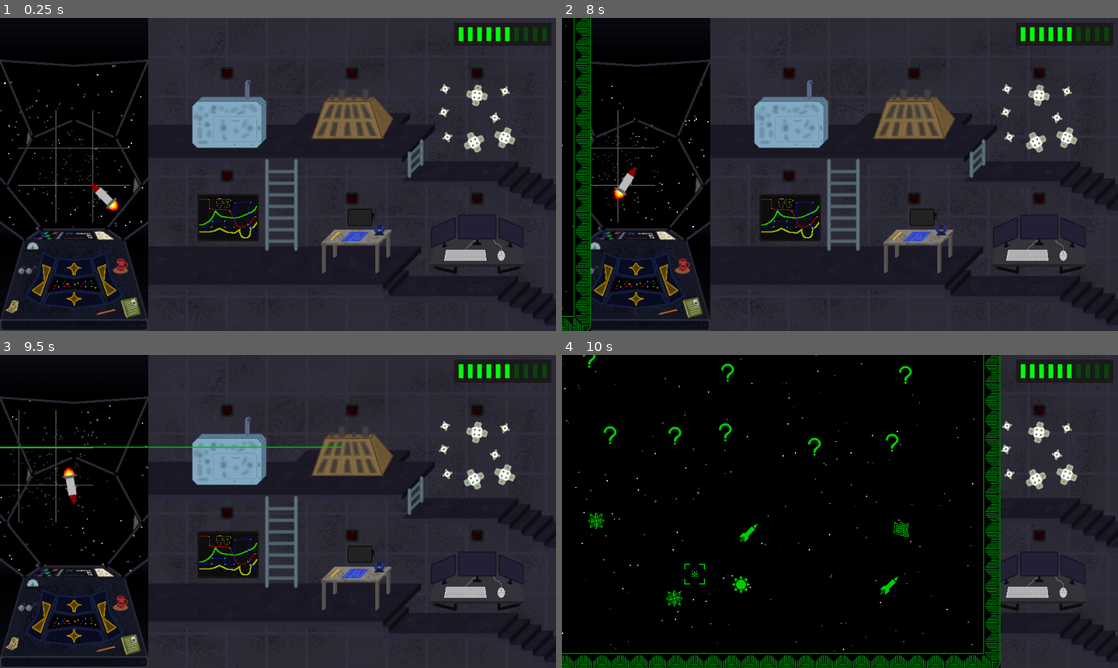
Above: before the commit, frames 1-4 (two rows, left to right).
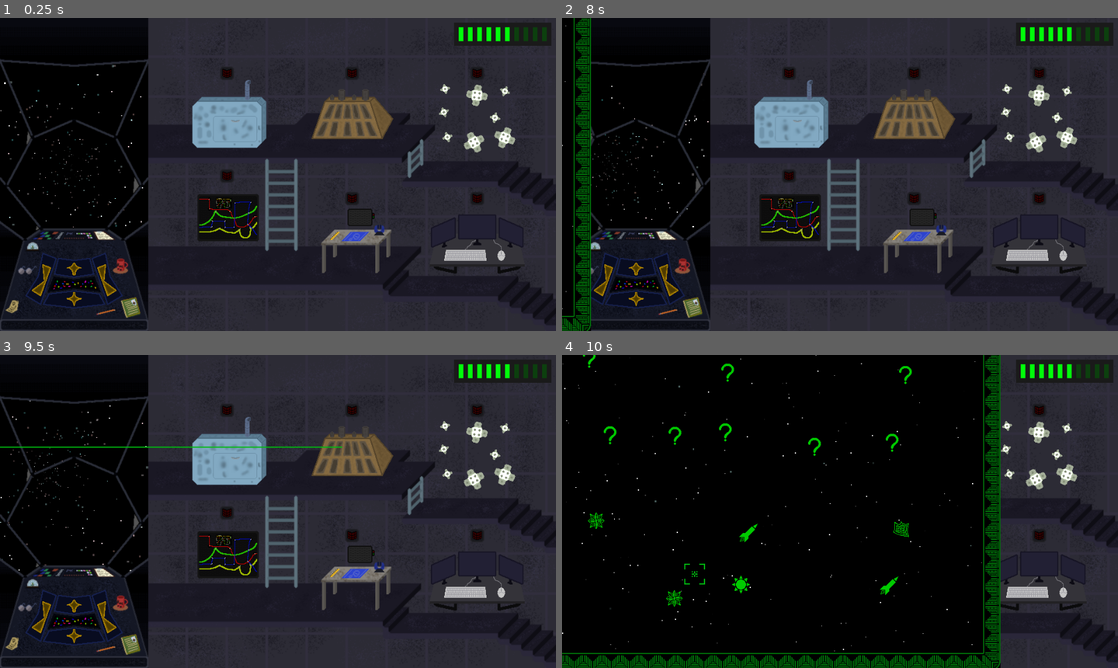
Above: after the commit, the same moments.

Repository: kedalovo/-SG-Spaceship-Management
Game: Godot game, scene res://Game Scene/Game.tscn
Two runs of this game, one before a commit and one after it. Both use one fixed random seed, a clock stepped at 60 frames per second and the inputs below.
Inputs (mouse positions are in pixels of both pictures, inside the frame that each line leads up to):
- Up to frame 1 (0.25 s): no input
- Up to frame 2 (8 s): move the mouse to (962, 158) at 0.52 s; hold Right (right) 0.53-1.25 s; hold ` (test) 0.53-1.25 s; click (962, 158) at 0.67 s; click (600, 277) at 1.25 s; move the mouse to (728, 190) at 2.02 s; hold Down (down) 2.03-2.78 s; tap Space (test1) every 1.5 s from 2.1 to 6.6 s; move the mouse to (895, 105) at 2.77 s; hold Right (right) 2.78-3.53 s; hold ` (test) 2.78-3.53 s; move the mouse to (812, 237) at 3.52 s; hold Up (up) 3.53-4.28 s; click (812, 237) at 3.67 s; move the mouse to (1006, 221) at 4.27 s; hold ` (test) 4.28-5.03 s; hold Left (left) 4.28-5.78 s; move the mouse to (673, 127) at 5.02 s; move the mouse to (867, 174) at 5.77 s; hold Down (down) 5.78-6.53 s; hold ` (test) 5.78-6.53 s; click (867, 174) at 5.92 s; move the mouse to (756, 96) at 6.52 s; hold Right (right) 6.53-7.28 s; move the mouse to (962, 158) at 7.27 s; hold Up (up) from 7.28 s (still down); hold ` (test) from 7.28 s (still down)
- Up to frame 3 (9.5 s): move the mouse to (166, 527) at 8.02 s; release Up (up) at 8.03 s; release ` (test) at 8.03 s; hold Right (right) 8.03-8.78 s; tap Space (test1) at 8.1 s; click (166, 527) at 8.17 s; move the mouse to (333, 442) at 8.77 s; hold Down (down) from 8.78 s (still down); hold ` (test) from 8.78 s (still down)
- Up to frame 4 (10 s): move the mouse to (812, 574) at 9.52 s; release Down (down) at 9.53 s; release ` (test) at 9.53 s; hold Left (left) from 9.53 s (still down); tap Space (test1) at 9.6 s

The runs differ from the first frame. In frame 1, 0.4% of the frame differs, in the area x 3-24%, y 29-66%; in frame 2, 0.3%; in frame 3, 0.4%, in the area x 0-17%, y 17-54%; in frame 4, nothing differs.

Commit message:
Finished Warzone hazard with Rocket. Added Star Proximity hazard and tested it - working as expected.

Diff:
--- a/Hazards/Rocket/rocket.gd
+++ b/Hazards/Rocket/rocket.gd
@@ -1,19 +1,34 @@
 extends Node2D
 
 
+class_name rocket
+
+
+signal finished(finished_rocked: rocket)
+
+
 @onready var sprite: Sprite2D = $Sprite
+@onready var animator: AnimationPlayer = $Sprite/Animator
 
 
 var target: Node2D
 
 var speed: float = 0.0
 
+var damage: int = 0
+
 
 func _physics_process(delta: float) -> void:
-	global_position = global_position.lerp(target.global_position, delta * speed)
+	global_position = global_position.lerp(target.global_position, delta * speed * exp(animator.current_animation_position))
 	sprite.look_at(target.global_position)
 	sprite.rotate(deg_to_rad(90.0))
 
 
-func _on_timer_timeout() -> void:
-	pass # Replace with function body.
+func set_time(time: float) -> void:
+	$Sprite/Animator.speed_scale = 1.0 / time
+
+
+func _on_animator_animation_finished(anim_name: StringName) -> void:
+	if anim_name == &"start":
+		finished.emit(self)
+		queue_free()
--- a/Hazards/Rocket/rocket.tscn
+++ b/Hazards/Rocket/rocket.tscn
@@ -2,59 +2,79 @@
 
 [ext_resource type="Script" path="res://Hazards/Rocket/rocket.gd" id="1_aj4ug"]
 [ext_resource type="Texture2D" uid="uid://ckrxo4pbepjfc" path="res://Hazards/Rocket/Assets/Rocket.png" id="1_tr8hm"]
+
+[sub_resource type="Animation" id="Animation_5pn30"]
+length = 0.001
+tracks/0/type = "value"
+tracks/0/imported = false
+tracks/0/enabled = true
+tracks/0/path = NodePath(".:self_modulate")
+tracks/0/interp = 1
+tracks/0/loop_wrap = true
+tracks/0/keys = {
+"times": PackedFloat32Array(0),
+"transitions": PackedFloat32Array(1),
+"update": 0,
+"values": [Color(1, 1, 1, 1)]
+}
+tracks/1/type = "bezier"
+tracks/1/imported = false
+tracks/1/enabled = true
+tracks/1/path = NodePath(".:scale:x")
+tracks/1/interp = 1
+tracks/1/loop_wrap = true
+tracks/1/keys = {
+"handle_modes": PackedInt32Array(0),
+"points": PackedFloat32Array(0.1, -0.25, 0, 0.25, 0),
+"times": PackedFloat32Array(0)
+}
+tracks/2/type = "bezier"
+tracks/2/imported = false
+tracks/2/enabled = true
+tracks/2/path = NodePath(".:scale:y")
+tracks/2/interp = 1
+tracks/2/loop_wrap = true
+tracks/2/keys = {
+"handle_modes": PackedInt32Array(0),
+"points": PackedFloat32Array(0.1, -0.25, 0, 0.25, 0),
+"times": PackedFloat32Array(0)
+}
 
 [sub_resource type="Animation" id="Animation_hwafj"]
 resource_name = "start"
 tracks/0/type = "value"
 tracks/0/imported = false
 tracks/0/enabled = true
-tracks/0/path = NodePath(".:scale")
+tracks/0/path = NodePath(".:self_modulate")
 tracks/0/interp = 1
 tracks/0/loop_wrap = true
 tracks/0/keys = {
-"times": PackedFloat32Array(0, 1),
-"transitions": PackedFloat32Array(1, 1),
-"update": 0,
-"values": [Vector2(0.1, 0.1), Vector2(1, 1)]
-}
-tracks/1/type = "value"
-tracks/1/imported = false
-tracks/1/enabled = true
-tracks/1/path = NodePath(".:self_modulate")
-tracks/1/interp = 1
-tracks/1/loop_wrap = true
-tracks/1/keys = {
 "times": PackedFloat32Array(0, 0.2, 1),
 "transitions": PackedFloat32Array(1, 1, 1),
 "update": 0,
 "values": [Color(1, 1, 1, 0), Color(1, 1, 1, 1), Color(1, 1, 1, 1)]
 }
-
-[sub_resource type="Animation" id="Animation_5pn30"]
-length = 0.001
-tracks/0/type = "value"
-tracks/0/imported = false
-tracks/0/enabled = true
-tracks/0/path = NodePath(".:scale")
-tracks/0/interp = 1
-tracks/0/loop_wrap = true
-tracks/0/keys = {
-"times": PackedFloat32Array(0),
-"transitions": PackedFloat32Array(1),
-"update": 0,
-"values": [Vector2(1, 1)]
-}
-tracks/1/type = "value"
+tracks/1/type = "bezier"
 tracks/1/imported = false
 tracks/1/enabled = true
-tracks/1/path = NodePath(".:self_modulate")
+tracks/1/path = NodePath(".:scale:x")
 tracks/1/interp = 1
 tracks/1/loop_wrap = true
 tracks/1/keys = {
-"times": PackedFloat32Array(0),
-"transitions": PackedFloat32Array(1),
-"update": 0,
-"values": [Color(1, 1, 1, 1)]
+"handle_modes": PackedInt32Array(0, 0),
+"points": PackedFloat32Array(0.1, 0, 0, 0.8, 0.2, 1, 0, 0, 0, 0),
+"times": PackedFloat32Array(0, 1)
+}
+tracks/2/type = "bezier"
+tracks/2/imported = false
+tracks/2/enabled = true
+tracks/2/path = NodePath(".:scale:y")
+tracks/2/interp = 1
+tracks/2/loop_wrap = true
+tracks/2/keys = {
+"handle_modes": PackedInt32Array(0, 0),
+"points": PackedFloat32Array(0.1, 0, 0, 0.8, 0.2, 1, 0, 0, 0, 0),
+"times": PackedFloat32Array(0, 1)
 }
 
 [sub_resource type="AnimationLibrary" id="AnimationLibrary_nfr5t"]
@@ -67,15 +87,13 @@
 script = ExtResource("1_aj4ug")
 
 [node name="Sprite" type="Sprite2D" parent="."]
+scale = Vector2(0.1, 0.1)
 texture = ExtResource("1_tr8hm")
 
 [node name="Animator" type="AnimationPlayer" parent="Sprite"]
 libraries = {
 "": SubResource("AnimationLibrary_nfr5t")
 }
+autoplay = "start"
 
-[node name="Timer" type="Timer" parent="."]
-process_callback = 0
-one_shot = true
-
-[connection signal="timeout" from="Timer" to="." method="_on_timer_timeout"]
+[connection signal="animation_finished" from="Sprite/Animator" to="." method="_on_animator_animation_finished"]
--- /dev/null
+++ b/Hazards/Star Proximity/star.gd
@@ -0,0 +1,19 @@
+extends Node2D
+
+
+signal hit(hit_damage: int)
+
+
+var damage: int = 0
+
+
+func set_time(time: float) -> void:
+	$Timer.wait_time = time
+
+
+func get_time() -> float:
+	return $Timer.wait_time
+
+
+func _on_timer_timeout() -> void:
+	hit.emit(damage)
--- /dev/null
+++ b/Hazards/Star Proximity/star.tscn
@@ -0,0 +1,11 @@
+[gd_scene load_steps=2 format=3 uid="uid://crbm54hxcwnyb"]
+
+[ext_resource type="Script" path="res://Hazards/Star Proximity/star.gd" id="1_dtps8"]
+
+[node name="Star" type="Node2D"]
+script = ExtResource("1_dtps8")
+
+[node name="Timer" type="Timer" parent="."]
+autostart = true
+
+[connection signal="timeout" from="Timer" to="." method="_on_timer_timeout"]
--- a/Space/space.gd
+++ b/Space/space.gd
@@ -8,6 +8,7 @@
 const ASTEROID = preload("res://Hazards/Asteroid/asteroid.tscn")
 const NEBULA = preload("res://Hazards/Nebula/nebula.tscn")
 const ROCKET = preload("res://Hazards/Rocket/rocket.tscn")
+const STAR = preload("res://Hazards/Star Proximity/star.tscn")
 
 @onready var particles: Node2D = $Particles
 @onready var far_particles: GPUParticles2D = $"Particles/Far Particles"
@@ -33,9 +34,10 @@
 
 
 func _ready() -> void:
-	separators.modulate = Color.WHITE
-	#create_nebula(game_manager.nebula_types.LARGE, -Vector2.ONE, 10, false)
-	create_rocket(0.8)
+	#separators.modulate = Color.WHITE
+	#create_rocket(0.5, 5.0, 1)
+	#create_star(10.0, 1)
+	pass
 
 
 func create_asteroid(size: game_manager.asteroid_types, spot: Vector2, time: float, is_vertical: bool = false, types: Array[game_manager.damage_types] = [game_manager.damage_types.PHYSICAL]) -> void:
@@ -161,12 +163,23 @@
 						create_hazard(Vector2(spot.x + i, spot.y + j), time + 1.0, 3, types, is_instant)
 
 
-func create_rocket(speed: float) -> void:
-	var rocket := ROCKET.instantiate()
-	rocket.target = camera
-	rocket.speed = speed
-	hazard_visuals.add_child(rocket)
-	rocket.position = Vector2(64, 64)
+func create_rocket(speed: float, time: float, damage: int) -> void:
+	var new_rocket := ROCKET.instantiate()
+	new_rocket.set_time(time)
+	new_rocket.target = camera
+	new_rocket.speed = speed
+	new_rocket.damage = clampi(damage, 1, 5)
+	new_rocket.finished.connect(_on_rocket_hit)
+	hazard_visuals.add_child(new_rocket)
+	new_rocket.position = Vector2(64, 64)
+
+
+func create_star(period: float, damage: int) -> void:
+	var star := STAR.instantiate()
+	star.damage = damage
+	star.hit.connect(_on_star_flare_hit)
+	star.set_time(period)
+	hazard_visuals.add_child(star)
 
 
 func create_hazard(spot: Vector2, time: float, strength: int, types: Array[game_manager.damage_types], is_instant: bool = true) -> void:
@@ -185,8 +198,12 @@
 	hazard.position = Vector2(spot.x * 64, spot.y * 64)
 
 
+func direct_hit(strength: int, type: game_manager.damage_types) -> void:
+	damaged.emit(strength, type)
+
+
 func hit(spot: Vector2, strength: int, type: game_manager.damage_types) -> void:
-	if spot == -current_grid_pos:
+	if spot == current_pos:
 		damaged.emit(strength, type)
 	hazard_spots.erase(spot)
 
@@ -264,3 +281,14 @@
 	else:
 		tween.kill()
 		return false
+
+
+func _on_rocket_hit(hit_rocket: rocket) -> void:
+	var spot: Vector2 = Vector2.ZERO
+	spot.x = floori((hit_rocket.position.x - 96) / 64) + 2
+	spot.y = floori((hit_rocket.position.y - 96) / 64) + 2
+	hit(spot, hit_rocket.damage, game_manager.damage_types.PHYSICAL)
+
+
+func _on_star_flare_hit(damage: int) -> void:
+	direct_hit(damage, game_manager.damage_types.HEAT)
